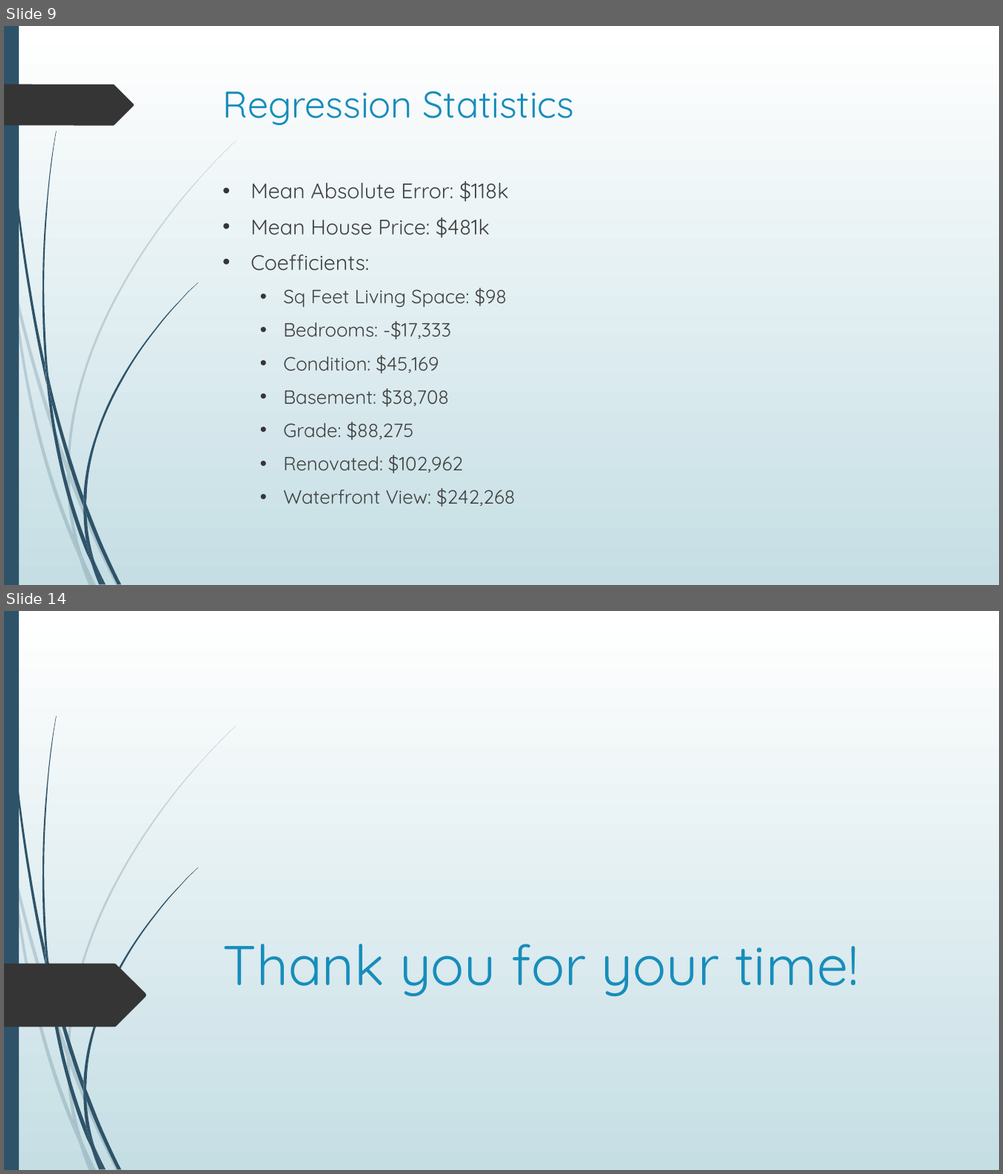
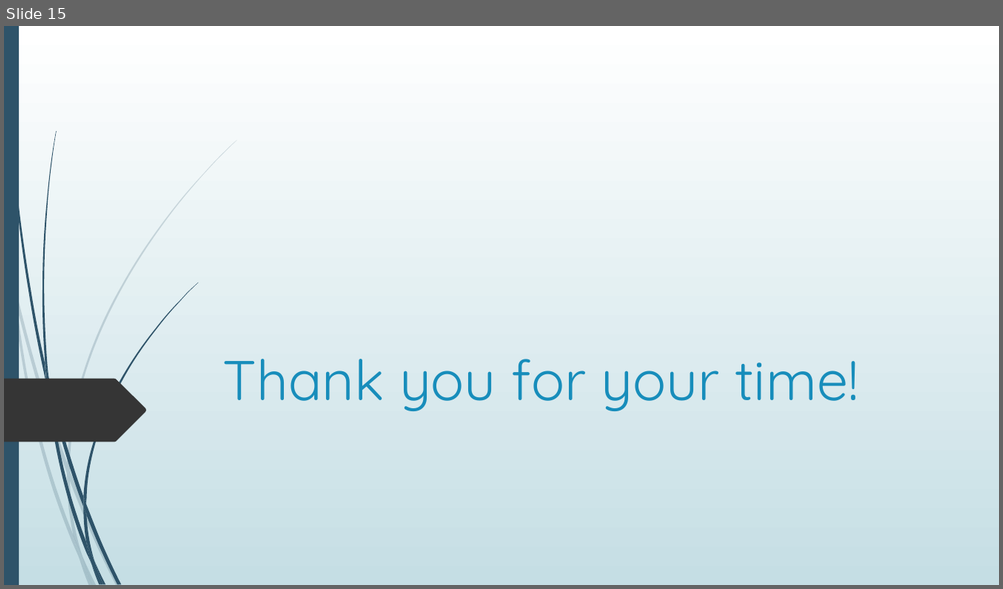
Before and after one commit to justingrisanti/dsc-phase-3-project, a slide deck: Module 3 Final Project Presentation.pptx. Shown one above the other, each under a label of ours: slides 9 and 14 before the commit, slide 15 after it; the slides between them are not shown. The pictures are 1003x1174 and 1003x589 pixels, drawn with LibreOffice and Linux fonts; fonts in the diff are those of the drawing. Boxes give left, top, right and bottom in pixels: in the first picture for what was removed or moved away, otherwise in the second. Text is boxed around its words. In the diff, an @@ line names an element or a change of style, - is before the commit and + after.

```diff
--- a/Module 3 Final Project Presentation.pptx
+++ b/Module 3 Final Project Presentation.pptx
@@ slide 9 removed at bbox=[4, 26, 999, 585], background gradient #FFFFFF to #C5DEE5; not listed: 23 template elements that a slide beside it also shows @@
@@ freeform shape removed at bbox=[4, 84, 134, 125] @@
@@ title removed at bbox=[223, 91, 575, 125] @@
-Regression Statistics
@@ text removed at bbox=[250, 181, 515, 507] @@
-• Mean Absolute Error: $118k
-• Mean House Price: $481k
-• Coefficients:
-  • Sq Feet Living Space: $98
-  • Bedrooms: -$17,333
-  • Condition: $45,169
-  • Basement: $38,708
-  • Grade: $88,275
-  • Renovated: $102,962
-  • Waterfront View: $242,268
@@ what was slide 14 is now slide 15 @@
```
Also in this commit, not shown: 5 slides changed, 9 slides added, 7 other slides removed, 9 other files.
